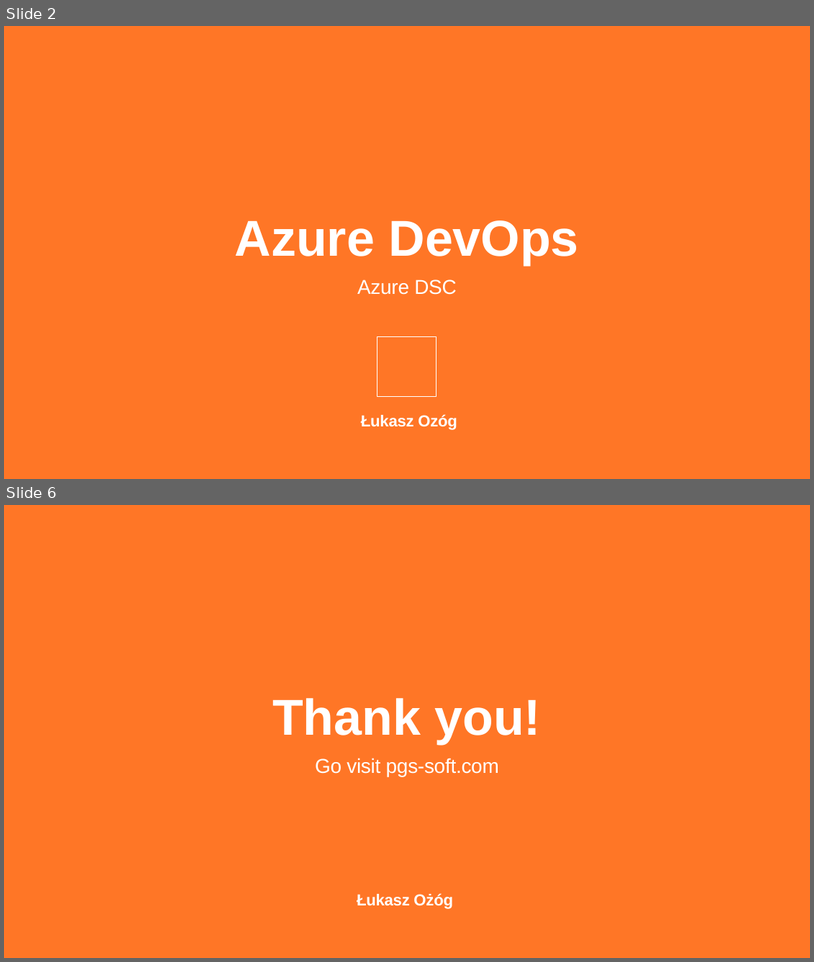
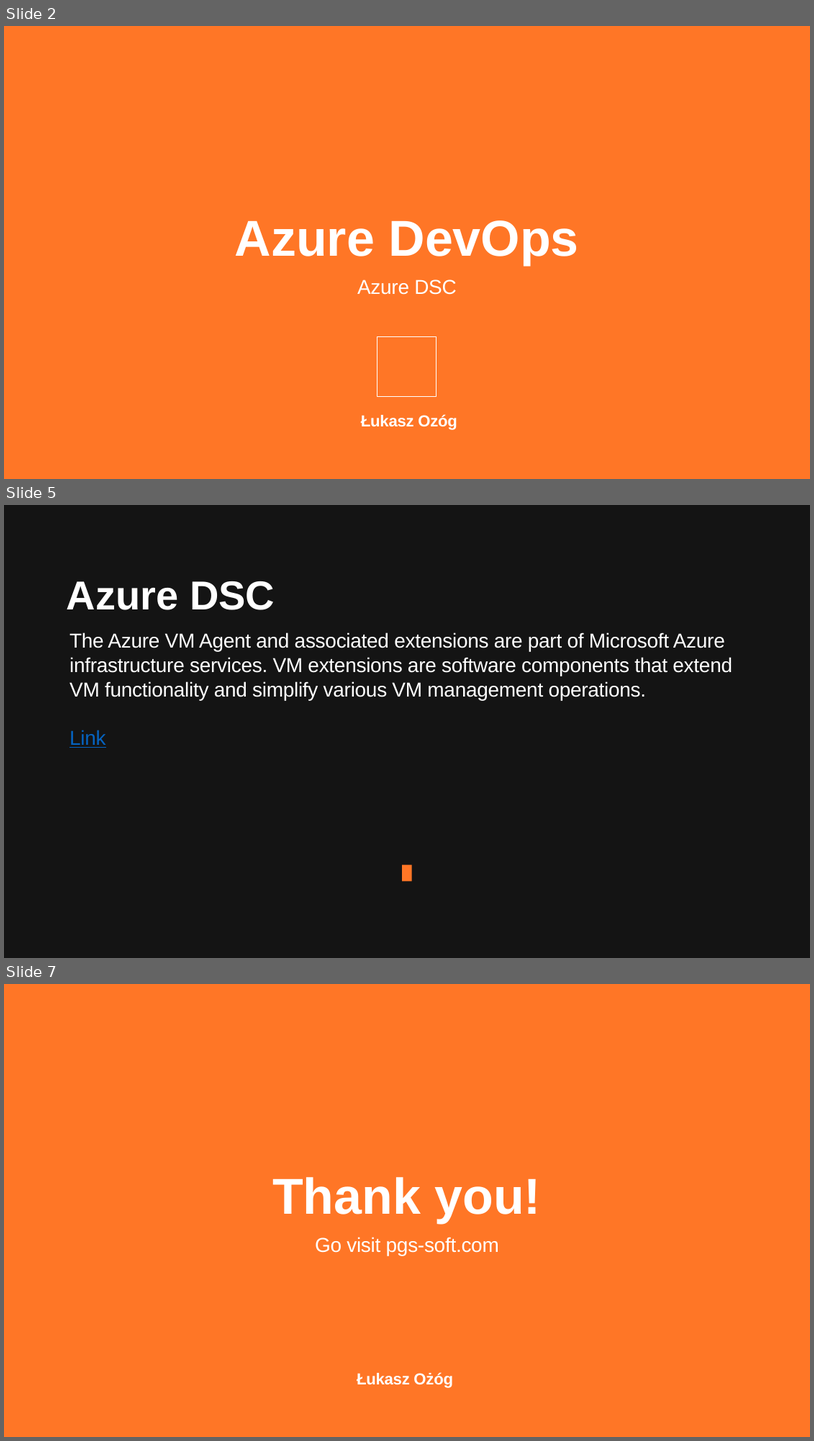
Before and after one commit to Beczka/DevOps, a slide deck: Dsc/Dsc.pptx. Shown one above the other, each under a label of ours: slides 2 and 6 before the commit, slides 2, 5 and 7 after it; the slides between them are not shown. The pictures are 814x962 and 814x1441 pixels, drawn with LibreOffice and Linux fonts; fonts in the diff are those of the drawing; background and template pictures are left out. Boxes give left, top, right and bottom in pixels: in the first picture for what was removed or moved away, otherwise in the second. Text is boxed around its words. In the diff, an @@ line names an element or a change of style, - is before the commit and + after.

```diff
--- a/Dsc/Dsc.pptx
+++ b/Dsc/Dsc.pptx
@@ slide 5 added at (x1=4, y1=505, x2=810, y2=958), background #141414 @@
@@ title added at (x1=67, y1=581, x2=275, y2=610), 96 pt, text #FFFFFF, bold @@
+Azure DSC
@@ text added at (x1=70, y1=632, x2=733, y2=748), 48 pt, text #FFFFFF @@
+The Azure VM Agent and associated extensions are part of Microsoft Azure infrastructure services. VM extensions are software components that extend VM functionality and simplify various VM management operations.
+Link
@@ what was slide 6 is now slide 7 @@
```
Also in this commit, not shown: 3 other slides added, 3 slides removed, 15 other files.
